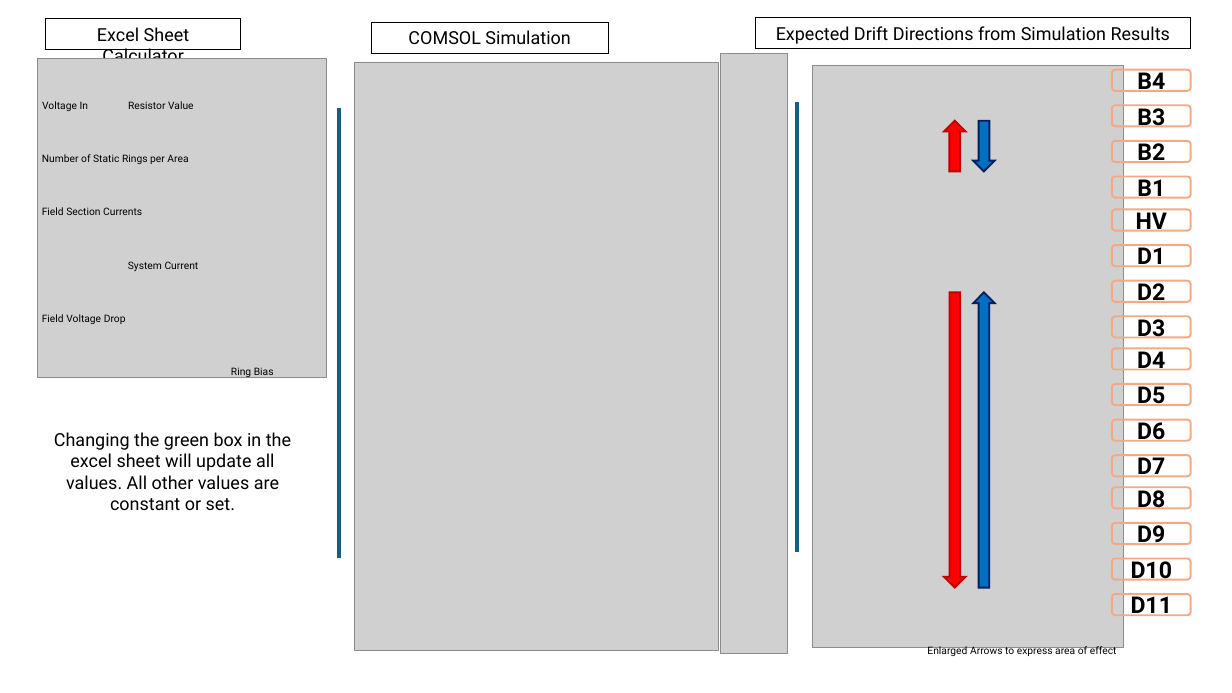
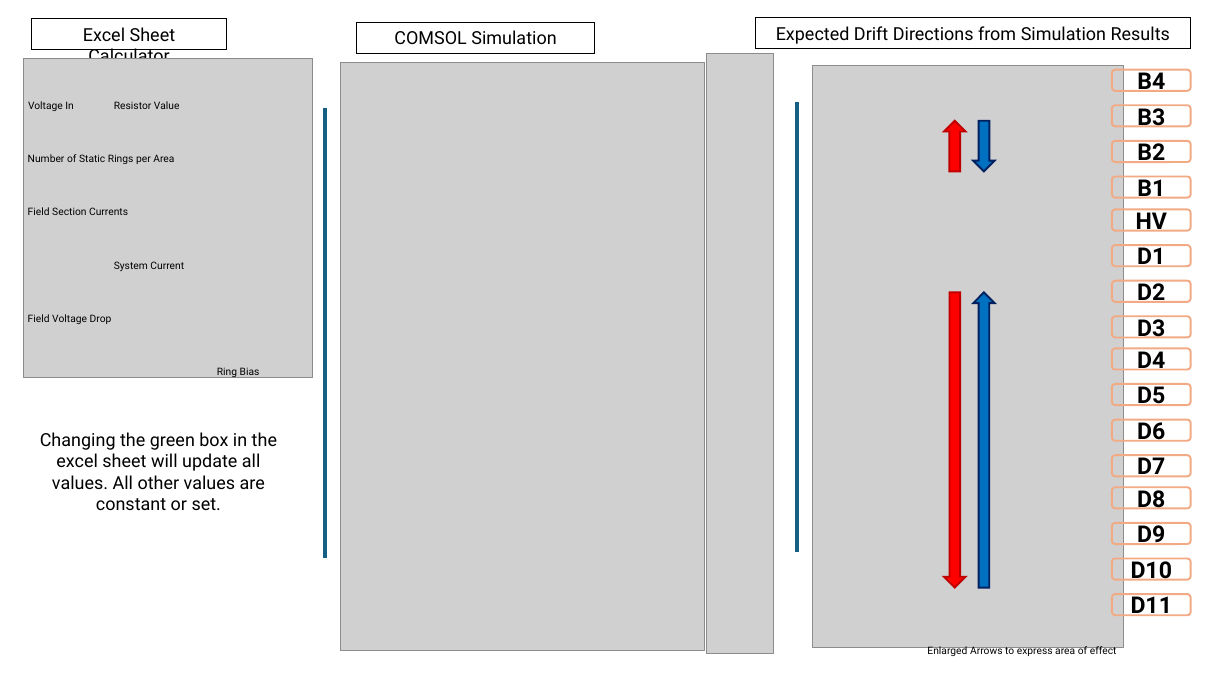
Before and after one commit to barajasalfredo13/UTAH-TPC-Simulation-and-Models, a slide deck: slide 6 of z.ReadMeAssets/UTAH Github.pptx. Drawn at 1232x693 pixels with LibreOffice and Linux fonts; fonts in the diff are those of the drawing; grey boxes stand for pictures. Boxes give left, top, right and bottom in pixels: in the first picture for what was removed or moved away, otherwise in the second. Text is boxed around its words. In the diff, an @@ line names an element or a change of style, - is before the commit and + after.

```diff
--- a/z.ReadMeAssets/UTAH Github.pptx
+++ b/z.ReadMeAssets/UTAH Github.pptx
@@ 8 texts, 3 pictures, 2 rectangles, 1 line: place and size @@
-8 texts, 3 pictures, 2 rectangles, 1 line at bbox=[38, 18, 787, 654]
+8 texts, 3 pictures, 2 rectangles, 1 line at bbox=[23, 18, 774, 654]
```
Also in this commit, not shown: 1 other slide changed.
